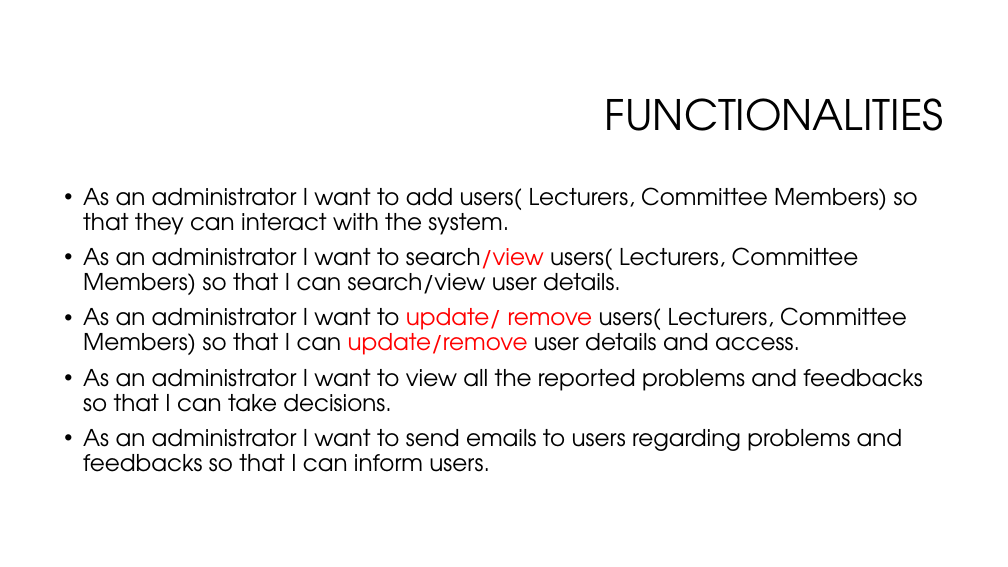
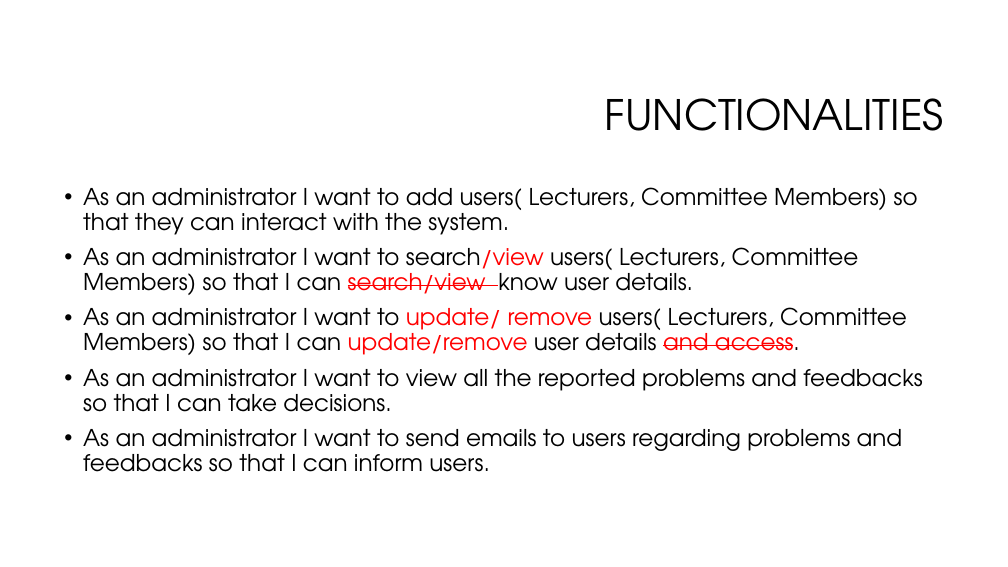
Before and after one commit to Sajith16/CSSEDocs, a slide deck: slide 7 of CodeFest-Management-Tool.pptx. Drawn at 1008x567 pixels with LibreOffice and Linux fonts; fonts in the diff are those of the drawing; background and template pictures are left out. Boxes give left, top, right and bottom in pixels: in the first picture for what was removed or moved away, otherwise in the second. Text is boxed around its words. In the diff, an @@ line names an element or a change of style, - is before the commit and + after.

```diff
--- a/CodeFest-Management-Tool.pptx
+++ b/CodeFest-Management-Tool.pptx
@@ text at box(83, 247, 859, 295): text changed @@
-• As an administrator I want to search/view users( Lecturers, Committee Members) so that I can search/view user details.
+• As an administrator I want to search/view users( Lecturers, Committee Members) so that I can search/view know user details.
@@ text at box(83, 307, 907, 355): text colour #000000 to #FF0000, strikethrough on in "and access." @@
```
Also in this commit, not shown: 3 other slides changed.
